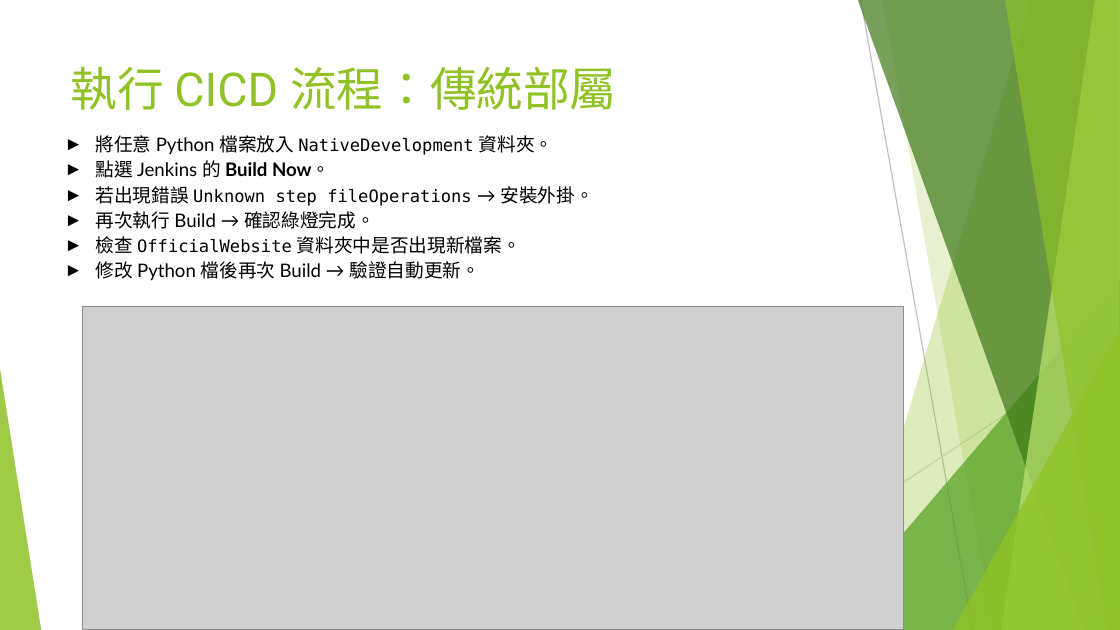
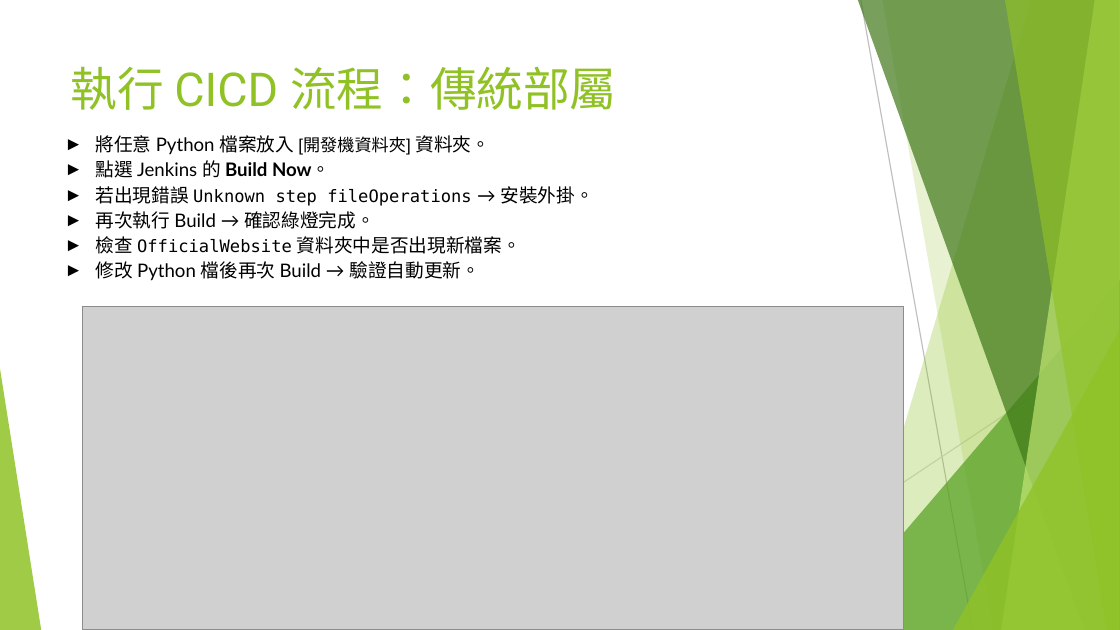
Before and after one commit to coolyuoo/DC5, a slide deck: slide 26 of 單元5.Jenkins與Docker的CICD使用詳解.pptx. Drawn at 1120x630 pixels with LibreOffice and Linux fonts; fonts in the diff are those of the drawing; grey boxes stand for pictures. Boxes give left, top, right and bottom in pixels: in the first picture for what was removed or moved away, otherwise in the second. Text is boxed around its words. In the diff, an @@ line names an element or a change of style, - is before the commit and + after.

```diff
--- a/單元5.Jenkins與Docker的CICD使用詳解.pptx
+++ b/單元5.Jenkins與Docker的CICD使用詳解.pptx
@@ text at (96,135,491,155): text changed @@
-► 將任意 Python 檔案放入 NativeDevelopment 資料夾。
+► 將任意 Python 檔案放入 [開發機資料夾] 資料夾。
```
Also in this commit, not shown: 6 other slides changed, 3 slides added, 5 slides removed.
